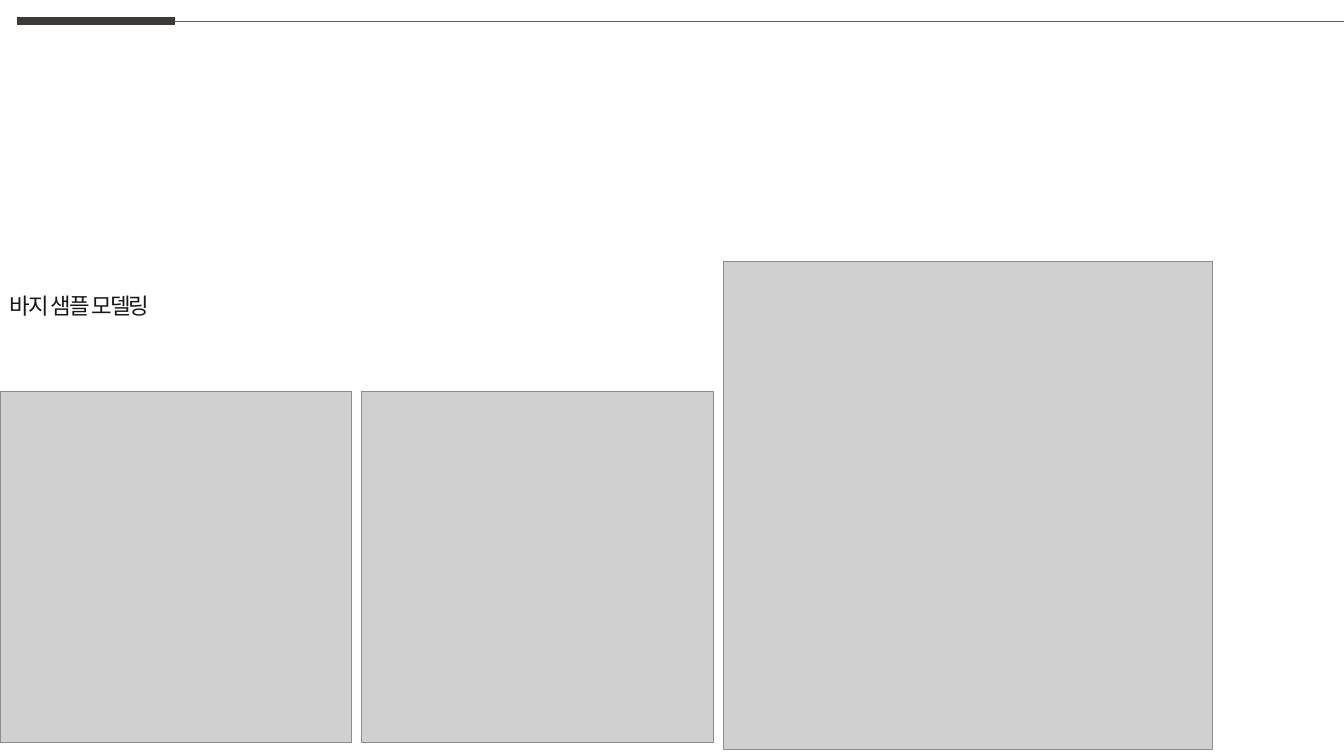
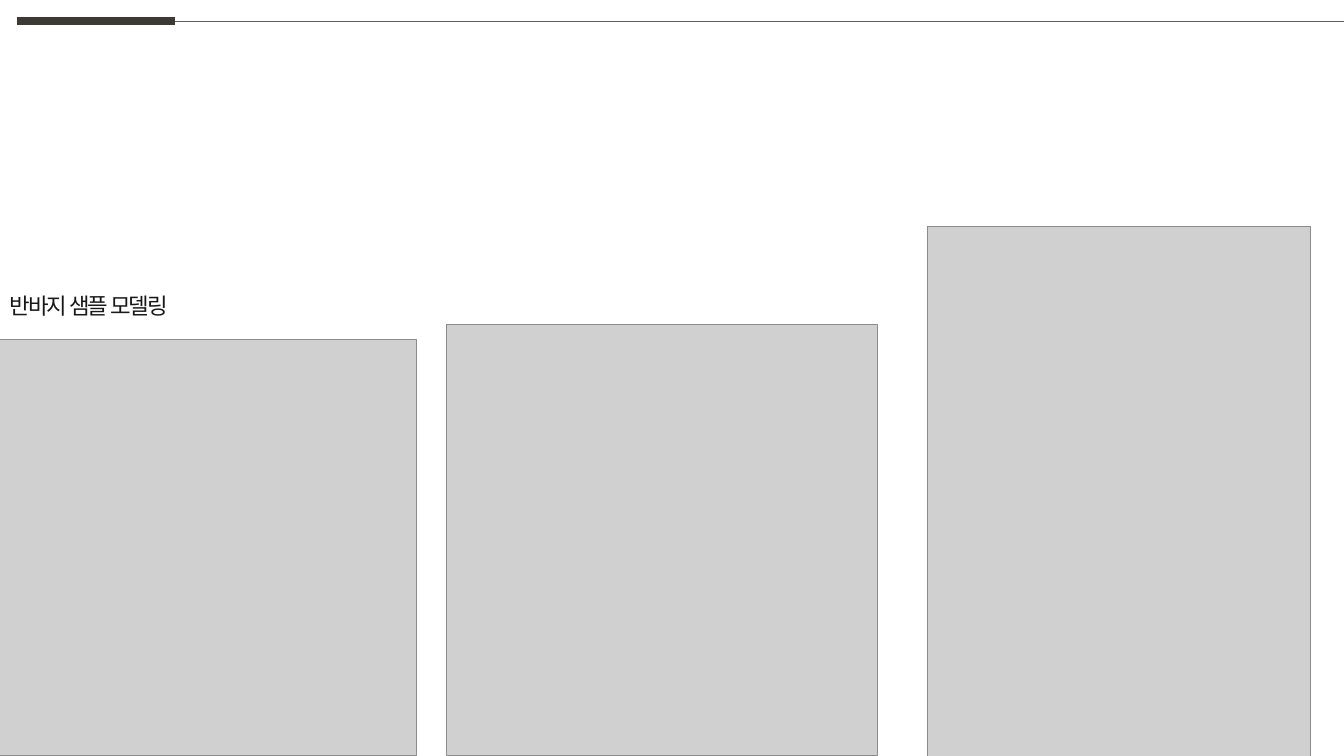
Before and after one commit to weaknessHero/Project_AvatarS, a slide deck: slide 16 of 발표자료/업데이트/LJJppt.pptx. Drawn at 1344x756 pixels with LibreOffice and Linux fonts; fonts in the diff are those of the drawing; grey boxes stand for pictures. Boxes give left, top, right and bottom in pixels: in the first picture for what was removed or moved away, otherwise in the second. Text is boxed around its words. In the diff, an @@ line names an element or a change of style, - is before the commit and + after.

```diff
--- a/발표자료/업데이트/LJJppt.pptx
+++ b/발표자료/업데이트/LJJppt.pptx
@@ picture added at [928,227,1311,756] @@
@@ picture removed at [724,261,1213,750] @@
@@ text at [10,295,167,316]: text changed @@
-바지 샘플 모델링
+반바지 샘플 모델링
@@ picture added at [447,325,878,756] @@
@@ picture: place and size @@
-picture at [0,391,352,743]
+picture at [0,340,416,756]
@@ picture removed at [362,391,714,743] @@
```
